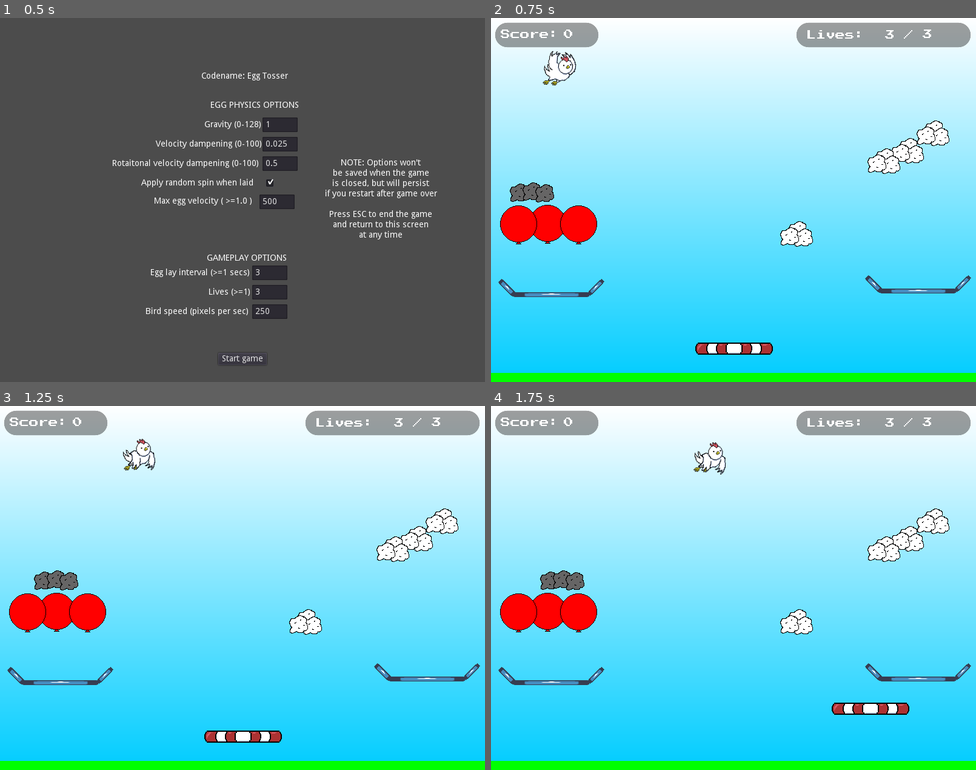
Above: before the commit, frames 1-4 (two rows, left to right).
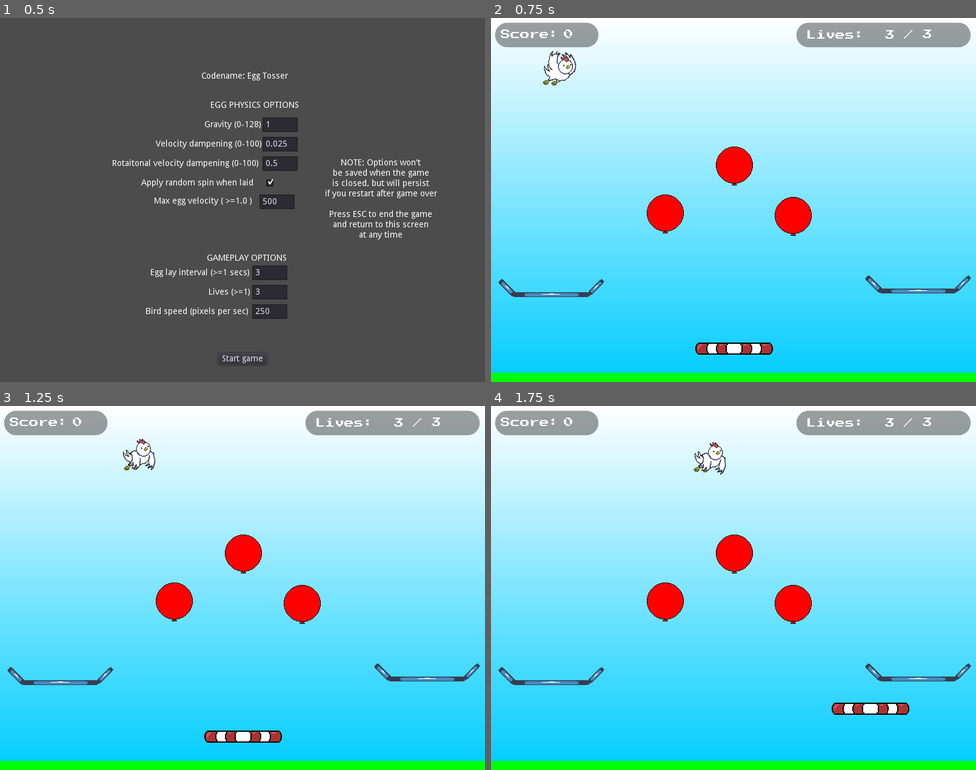
Above: after the commit, the same moments.

Repository: thatnick/fragile
Game: Godot game, scene res://scenes/debug_options.tscn
The game is run twice, just before and just after one commit, with the same random seed, the same clock (stepped at 60 frames per second) and the same inputs. The engine's default icon, where the game draws it, is replaced by a stand-in: a white triangle on a blue panel in a dark square.
Inputs:
- Up to frame 1 (0.5 s): no input
- Up to frame 2 (0.75 s): click "Start game" at 0.5 s
- Up to frame 3 (1.25 s): no input
- Up to frame 4 (1.75 s): tap Enter (ui_accept) at 1.25, 1.52 s; hold Right (ui_right) from 1.28 s (still down)

Frame 1 is identical in both runs. In frame 2, 5.2% of the frame differs, in the area x 1-95%, y 28-63%; in frame 3, 5.2%; in frame 4, 5.2%.

Commit message:
Create levels lvl01 to lvl03 and cycle them in debug mode

Diff:
--- /dev/null
+++ b/scenes/lvl01.tscn
@@ -0,0 +1,55 @@
+[gd_scene load_steps=12 format=2]
+
+[ext_resource path="res://scenes/wall.tscn" type="PackedScene" id=1]
+[ext_resource path="res://scripts/game.gd" type="Script" id=2]
+[ext_resource path="res://scenes/player.tscn" type="PackedScene" id=3]
+[ext_resource path="res://scenes/floor.tscn" type="PackedScene" id=4]
+[ext_resource path="res://scenes/nest.tscn" type="PackedScene" id=5]
+[ext_resource path="res://scenes/egg_gen.tscn" type="PackedScene" id=6]
+[ext_resource path="res://scenes/hud.tscn" type="PackedScene" id=7]
+[ext_resource path="res://scenes/ceiling.tscn" type="PackedScene" id=8]
+[ext_resource path="res://scenes/sky.tscn" type="PackedScene" id=9]
+[ext_resource path="res://scenes/player_floor.tscn" type="PackedScene" id=12]
+[ext_resource path="res://scenes/balloon.tscn" type="PackedScene" id=13]
+
+[node name="Game" type="Node"]
+script = ExtResource( 2 )
+
+[node name="Sky" parent="." instance=ExtResource( 9 )]
+
+[node name="Floor" parent="." instance=ExtResource( 4 )]
+position = Vector2( 0, 595 )
+
+[node name="Player" parent="." instance=ExtResource( 3 )]
+position = Vector2( 401, 545 )
+
+[node name="Wall" parent="." instance=ExtResource( 1 )]
+position = Vector2( 810, -1 )
+
+[node name="Wall2" parent="." instance=ExtResource( 1 )]
+position = Vector2( -10, 0 )
+
+[node name="Nest" parent="." instance=ExtResource( 5 )]
+position = Vector2( 703, 439 )
+
+[node name="EggGen" parent="." instance=ExtResource( 6 )]
+position = Vector2( 0, 77 )
+
+[node name="HUD" parent="." instance=ExtResource( 7 )]
+
+[node name="Ceiling" parent="." instance=ExtResource( 8 )]
+
+[node name="Nest2" parent="." instance=ExtResource( 5 )]
+position = Vector2( 98, 445 )
+
+[node name="PlayerFloor" parent="." instance=ExtResource( 12 )]
+position = Vector2( 0, 565 )
+
+[node name="Balloon" parent="." instance=ExtResource( 13 )]
+position = Vector2( 499, 326 )
+
+[node name="Balloon2" parent="." instance=ExtResource( 13 )]
+position = Vector2( 288, 322 )
+
+[node name="Balloon3" parent="." instance=ExtResource( 13 )]
+position = Vector2( 402, 243 )
--- /dev/null
+++ b/scenes/lvl02.tscn
@@ -0,0 +1,62 @@
+[gd_scene load_steps=13 format=2]
+
+[ext_resource path="res://scenes/wall.tscn" type="PackedScene" id=1]
+[ext_resource path="res://scripts/game.gd" type="Script" id=2]
+[ext_resource path="res://scenes/player.tscn" type="PackedScene" id=3]
+[ext_resource path="res://scenes/floor.tscn" type="PackedScene" id=4]
+[ext_resource path="res://scenes/nest.tscn" type="PackedScene" id=5]
+[ext_resource path="res://scenes/egg_gen.tscn" type="PackedScene" id=6]
+[ext_resource path="res://scenes/hud.tscn" type="PackedScene" id=7]
+[ext_resource path="res://scenes/ceiling.tscn" type="PackedScene" id=8]
+[ext_resource path="res://scenes/sky.tscn" type="PackedScene" id=9]
+[ext_resource path="res://scenes/static_cloud.tscn" type="PackedScene" id=10]
+[ext_resource path="res://scenes/player_floor.tscn" type="PackedScene" id=12]
+[ext_resource path="res://scenes/balloon.tscn" type="PackedScene" id=13]
+
+[node name="Game" type="Node"]
+script = ExtResource( 2 )
+
+[node name="Sky" parent="." instance=ExtResource( 9 )]
+
+[node name="Floor" parent="." instance=ExtResource( 4 )]
+position = Vector2( 0, 595 )
+
+[node name="Player" parent="." instance=ExtResource( 3 )]
+position = Vector2( 401, 545 )
+
+[node name="Wall" parent="." instance=ExtResource( 1 )]
+position = Vector2( 810, -1 )
+
+[node name="Wall2" parent="." instance=ExtResource( 1 )]
+position = Vector2( -10, 0 )
+
+[node name="Nest" parent="." instance=ExtResource( 5 )]
+position = Vector2( 703, 439 )
+
+[node name="EggGen" parent="." instance=ExtResource( 6 )]
+position = Vector2( 0, 77 )
+
+[node name="HUD" parent="." instance=ExtResource( 7 )]
+
+[node name="Ceiling" parent="." instance=ExtResource( 8 )]
+
+[node name="Nest2" parent="." instance=ExtResource( 5 )]
+position = Vector2( 98, 445 )
+
+[node name="StaticCloud2" parent="." instance=ExtResource( 10 )]
+position = Vector2( 137, 334 )
+
+[node name="StaticCloud4" parent="." instance=ExtResource( 10 )]
+position = Vector2( 700, 319 )
+
+[node name="PlayerFloor" parent="." instance=ExtResource( 12 )]
+position = Vector2( 0, 565 )
+
+[node name="Balloon" parent="." instance=ExtResource( 13 )]
+position = Vector2( 504, 304 )
+
+[node name="Balloon2" parent="." instance=ExtResource( 13 )]
+position = Vector2( 292, 314 )
+
+[node name="Balloon3" parent="." instance=ExtResource( 13 )]
+position = Vector2( 405, 240 )
--- /dev/null
+++ b/scenes/lvl03.tscn
@@ -0,0 +1,66 @@
+[gd_scene load_steps=14 format=2]
+
+[ext_resource path="res://scenes/wall.tscn" type="PackedScene" id=1]
+[ext_resource path="res://scripts/game.gd" type="Script" id=2]
+[ext_resource path="res://scenes/player.tscn" type="PackedScene" id=3]
+[ext_resource path="res://scenes/floor.tscn" type="PackedScene" id=4]
+[ext_resource path="res://scenes/nest.tscn" type="PackedScene" id=5]
+[ext_resource path="res://scenes/egg_gen.tscn" type="PackedScene" id=6]
+[ext_resource path="res://scenes/hud.tscn" type="PackedScene" id=7]
+[ext_resource path="res://scenes/ceiling.tscn" type="PackedScene" id=8]
+[ext_resource path="res://scenes/sky.tscn" type="PackedScene" id=9]
+[ext_resource path="res://scenes/static_cloud.tscn" type="PackedScene" id=10]
+[ext_resource path="res://scenes/dynamic_cloud.tscn" type="PackedScene" id=11]
+[ext_resource path="res://scenes/player_floor.tscn" type="PackedScene" id=12]
+[ext_resource path="res://scenes/balloon.tscn" type="PackedScene" id=13]
+
+[node name="Game" type="Node"]
+script = ExtResource( 2 )
+
+[node name="Sky" parent="." instance=ExtResource( 9 )]
+
+[node name="Floor" parent="." instance=ExtResource( 4 )]
+position = Vector2( 0, 595 )
+
+[node name="Player" parent="." instance=ExtResource( 3 )]
+position = Vector2( 401, 545 )
+
+[node name="Wall" parent="." instance=ExtResource( 1 )]
+position = Vector2( 810, -1 )
+
+[node name="Wall2" parent="." instance=ExtResource( 1 )]
+position = Vector2( -10, 0 )
+
+[node name="Nest" parent="." instance=ExtResource( 5 )]
+position = Vector2( 703, 439 )
+
+[node name="EggGen" parent="." instance=ExtResource( 6 )]
+position = Vector2( 0, 77 )
+
+[node name="HUD" parent="." instance=ExtResource( 7 )]
+
+[node name="Ceiling" parent="." instance=ExtResource( 8 )]
+
+[node name="Nest2" parent="." instance=ExtResource( 5 )]
+position = Vector2( 98, 445 )
+
+[node name="StaticCloud" parent="." instance=ExtResource( 10 )]
+position = Vector2( 259, 335 )
+
+[node name="StaticCloud4" parent="." instance=ExtResource( 10 )]
+position = Vector2( 572, 336 )
+
+[node name="DynamicCloud" parent="." instance=ExtResource( 11 )]
+position = Vector2( 54, 188 )
+
+[node name="PlayerFloor" parent="." instance=ExtResource( 12 )]
+position = Vector2( 0, 565 )
+
+[node name="Balloon" parent="." instance=ExtResource( 13 )]
+position = Vector2( 411, 275 )
+
+[node name="Balloon2" parent="." instance=ExtResource( 13 )]
+position = Vector2( 98, 375 )
+
+[node name="Balloon3" parent="." instance=ExtResource( 13 )]
+position = Vector2( 710, 342 )
--- a/scripts/debug_options.gd
+++ b/scripts/debug_options.gd
@@ -26,4 +26,7 @@
 	manager.lives_total = int($LivesEdit.text)
 	manager.bird_speed = float($BirdSpeedEdit.text)
 
-	get_tree().change_scene("res://scenes/game.tscn")
+	if manager.lvl % 3 == 0:
+		get_tree().change_scene("res://scenes/lvl03.tscn")
+	else:
+		get_tree().change_scene("res://scenes/lvl0" + str(manager.lvl % 3) + ".tscn")
--- a/scripts/manager.gd
+++ b/scripts/manager.gd
@@ -8,6 +8,7 @@
 
 var score: int = 0
 var lives
+var lvl = 1
 
 # DEBUG these are overriden by any changes on the DebugOptions screen
 var clamp_egg_velocity = 500.0
@@ -31,4 +32,5 @@
 	lives = lives_total
 
 func game_over():
+	lvl += 1
 	get_tree().change_scene("res://scenes/game_over.tscn")
